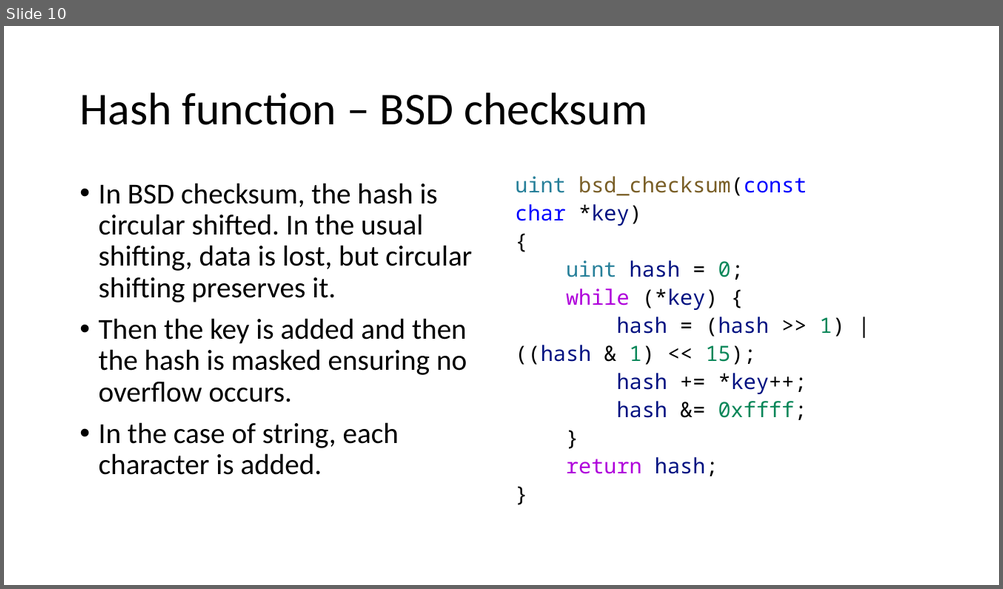
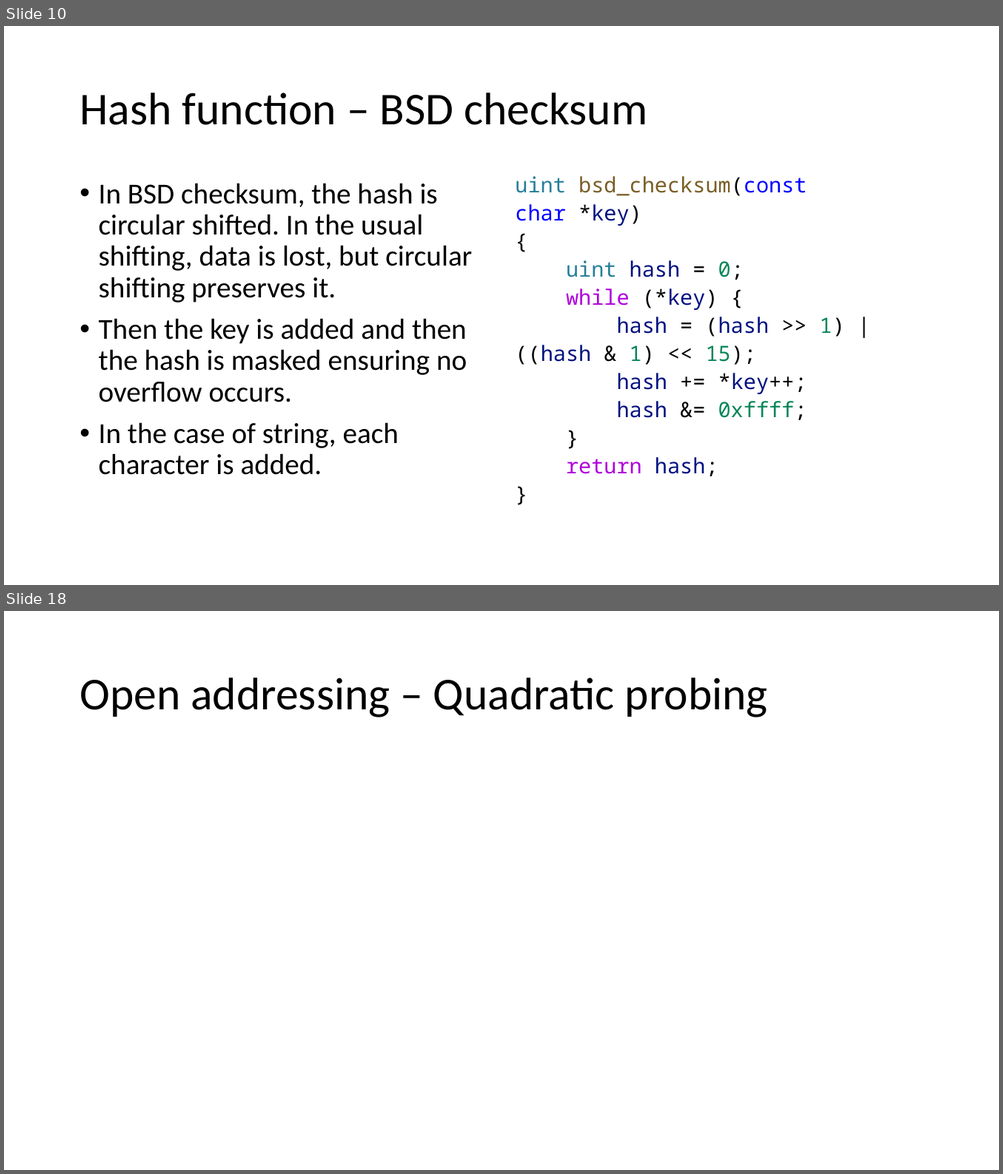
Before and after one commit to duskygloom/data_structures, a slide deck: hash_table_presentation/hashing.pptx. Shown one above the other, each under a label of ours: slide 10 before the commit, slides 10 and 18 after it; the slides between them are not shown. The pictures are 1003x589 and 1003x1174 pixels, drawn with LibreOffice and Linux fonts; fonts in the diff are those of the drawing; grey boxes stand for pictures. Boxes give left, top, right and bottom in pixels: in the first picture for what was removed or moved away, otherwise in the second. Text is boxed around its words. In the diff, an @@ line names an element or a change of style, - is before the commit and + after.

```diff
--- a/hash_table_presentation/hashing.pptx
+++ b/hash_table_presentation/hashing.pptx
@@ slide 18 added at box(4, 611, 999, 1170), background #FFFFFF @@
@@ title added at box(79, 678, 768, 718), 44 pt, text #000000 @@
+Open addressing – Quadratic probing
```
Also in this commit, not shown: 6 slides changed, 3 other slides added, 3 other files.
